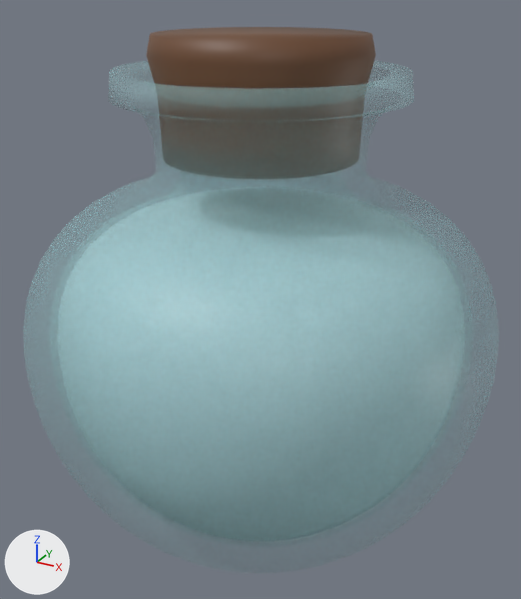
An edit to the Blender file Assets/ProjectFile/05Effect/01Simple Liquid/4Mesh/SimpleLiquidBottle.blend, drawn before and after from the same camera.
Rendered twice from a camera (50 mm lens) standing at (1.5, -2.73, 2.59) and looking at (-0.01, 0.01, 1.23). Arrows for +X, +Y and +Z are at lower left; the lights stay in place.

The first picture shows 'Bottle', 'Cap'.
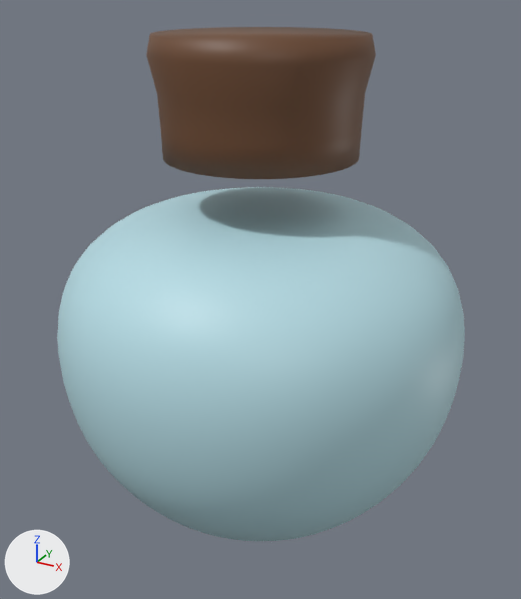
The newer file is also turned or shifted as a whole; pictures and numbers use the older file's frame.

Location of each change, [x1, y1, x2, y2] in pixels of the pictures (521 x 599 px):
'Bottle', hidden (cyan): before [23, 60, 499, 573]
'Liquid', unchanged, uncovered by the edit: after [57, 187, 465, 541]

Patch to the scene script:
```diff
--- a/Assets/ProjectFile/05Effect/01Simple Liquid/4Mesh/SimpleLiquidBottle.blend.py
+++ b/Assets/ProjectFile/05Effect/01Simple Liquid/4Mesh/SimpleLiquidBottle.blend.py
@@ ob_bottle @@
 ob_bottle.scale = (1.08, 1.08, 1.08)
+ob_bottle.hide_set(True)
```
